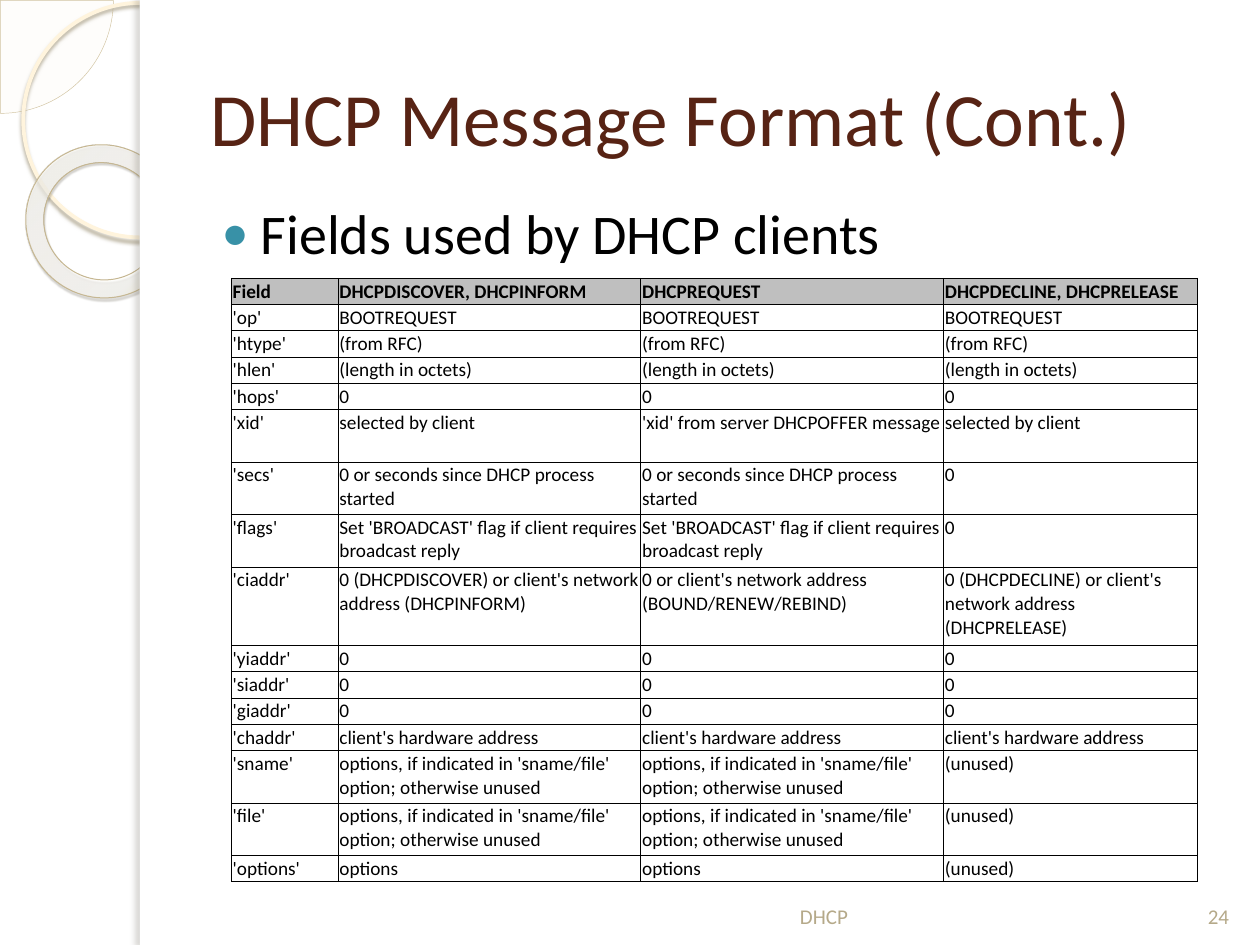
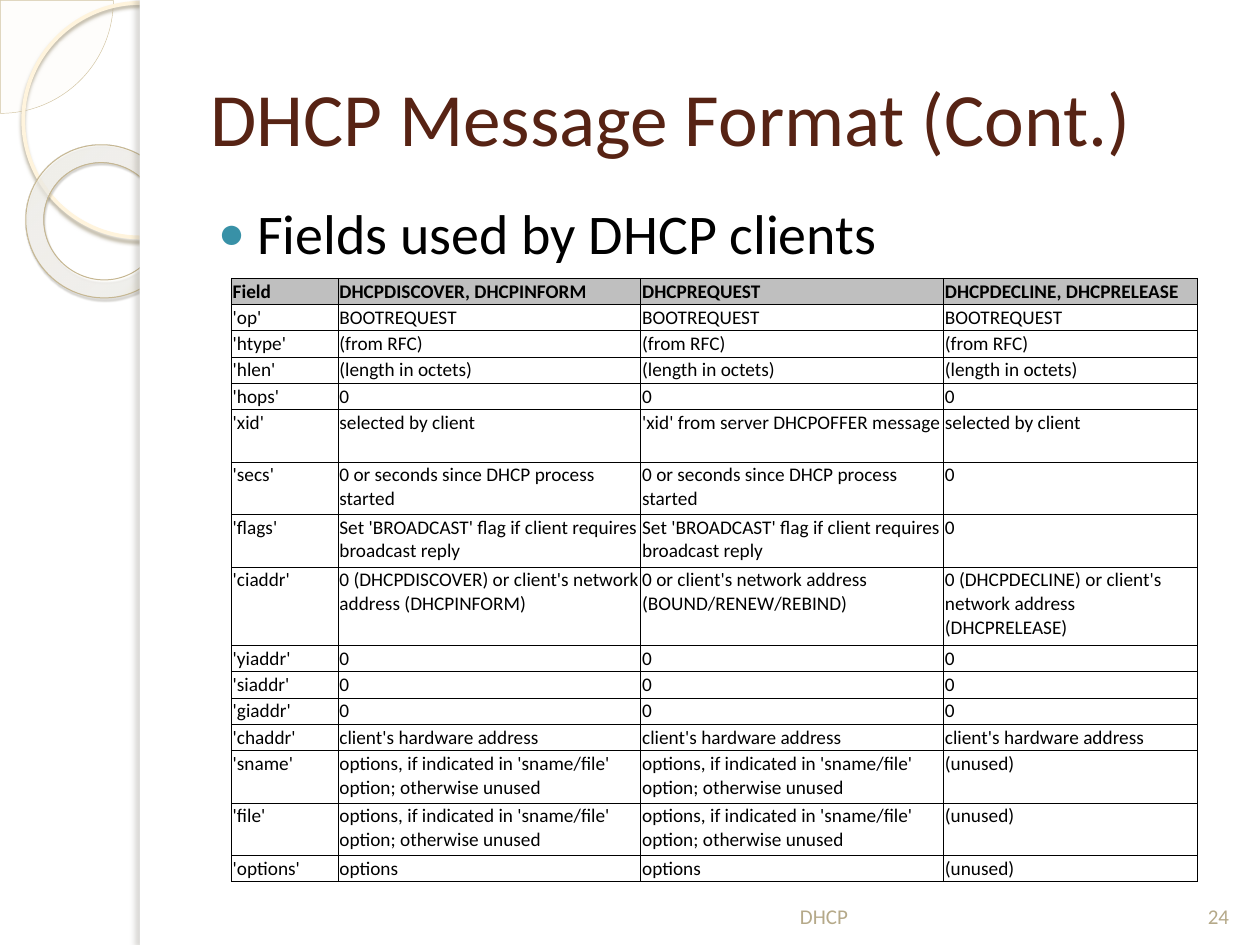
Before and after one commit to tiendatdk3493/Tai_Lieu, a slide deck: slide 24 of DHCP/LuuVo_201309/DHCPTraining.pptx. Drawn at 1260x945 pixels with LibreOffice and Linux fonts; fonts in the diff are those of the drawing; background and template pictures are left out. Boxes give left, top, right and bottom in pixels: in the first picture for what was removed or moved away, otherwise in the second. Text is boxed around its words. In the diff, an @@ line names an element or a change of style, - is before the commit and + after.

```diff
--- a/DHCP/LuuVo_201309/DHCPTraining.pptx
+++ b/DHCP/LuuVo_201309/DHCPTraining.pptx
@@ text "Fields used by DHCP clients": place and size @@
-text "Fields used by DHCP clients" at [261,215,880,263]
+text "Fields used by DHCP clients" at [257,215,877,263]
```
Also in this commit, not shown: 1 other file.
